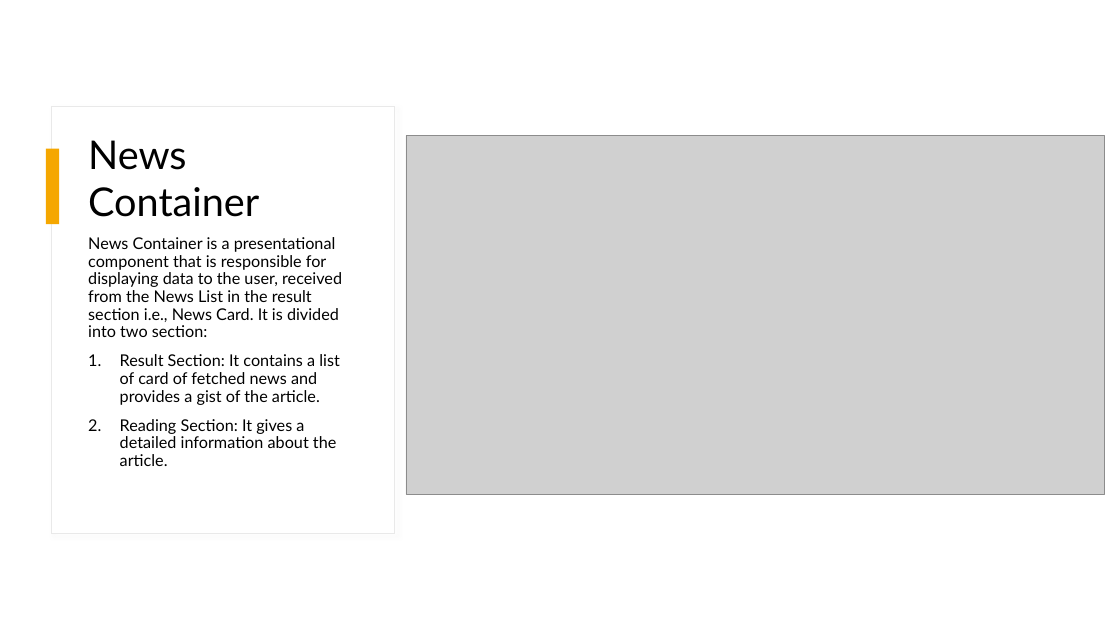
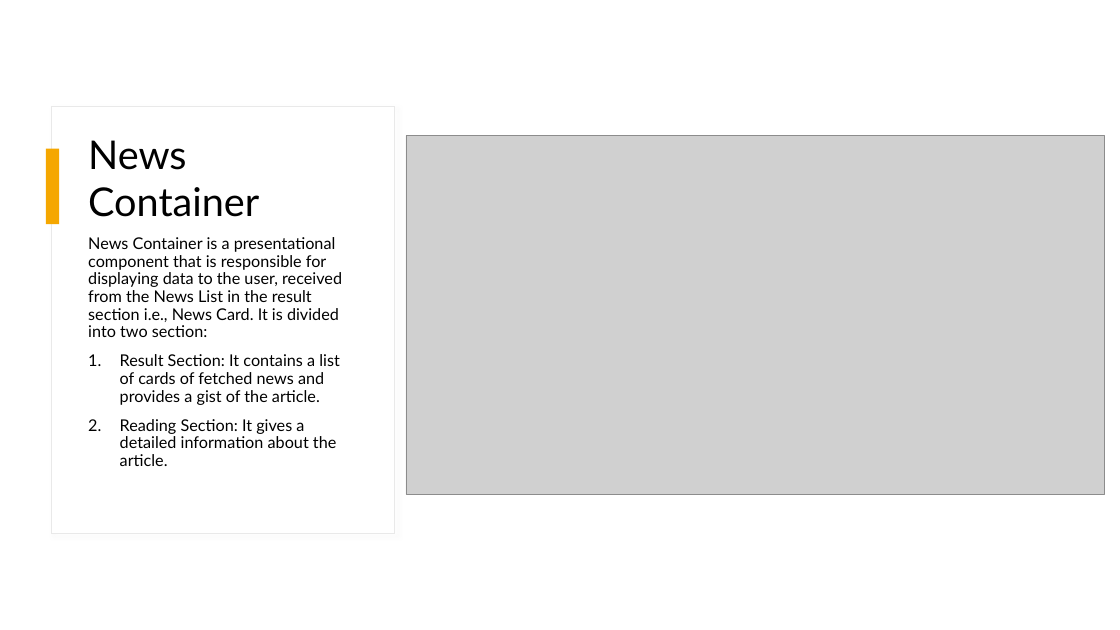
Before and after one commit to KomeOn/news-corner, a slide deck: slide 19 of src/News-corner.pptx. Drawn at 1120x630 pixels with LibreOffice and Linux fonts; fonts in the diff are those of the drawing; grey boxes stand for pictures. Boxes give left, top, right and bottom in pixels: in the first picture for what was removed or moved away, otherwise in the second. Text is boxed around its words. In the diff, an @@ line names an element or a change of style, - is before the commit and + after.

Commit message:
a small change

```diff
--- a/src/News-corner.pptx
+++ b/src/News-corner.pptx
@@ text at [120,354,340,405]: text changed @@
-1. Result Section: It contains a list of card of fetched news and provides a gist of the article.
+1. Result Section: It contains a list of cards of fetched news and provides a gist of the article.
```
Also in this commit, not shown: 5 other slides changed.
